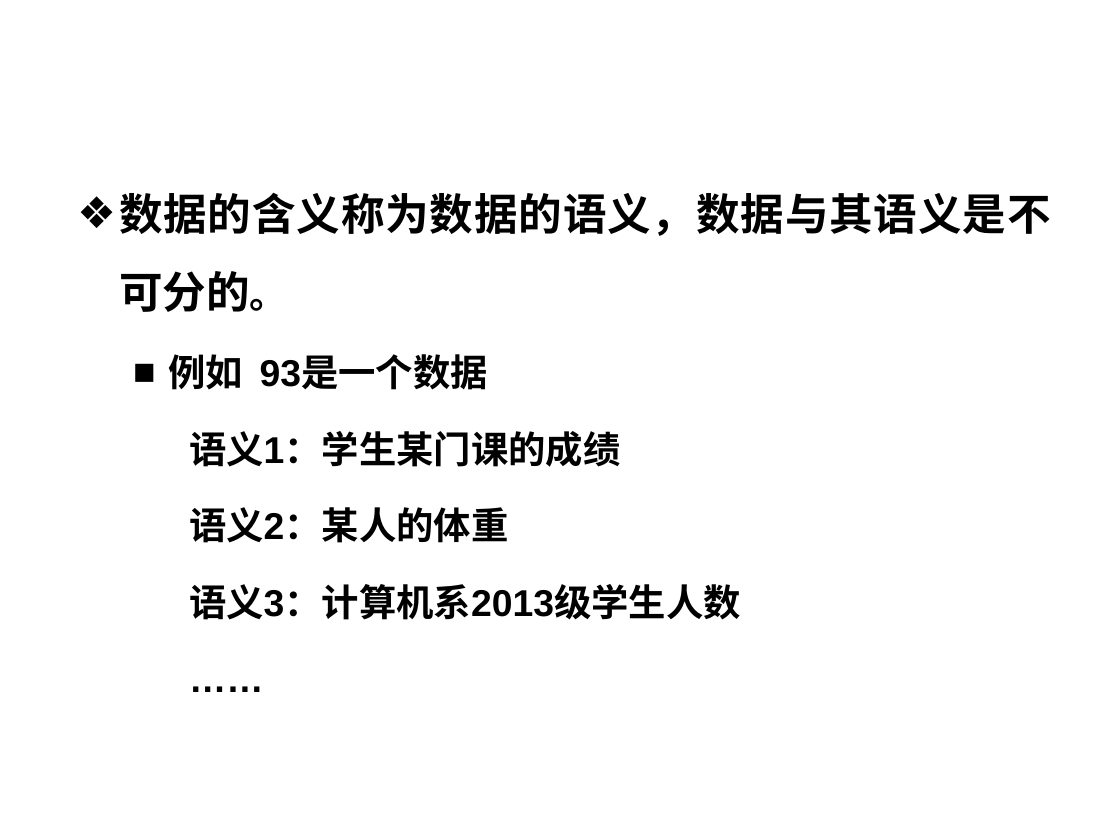
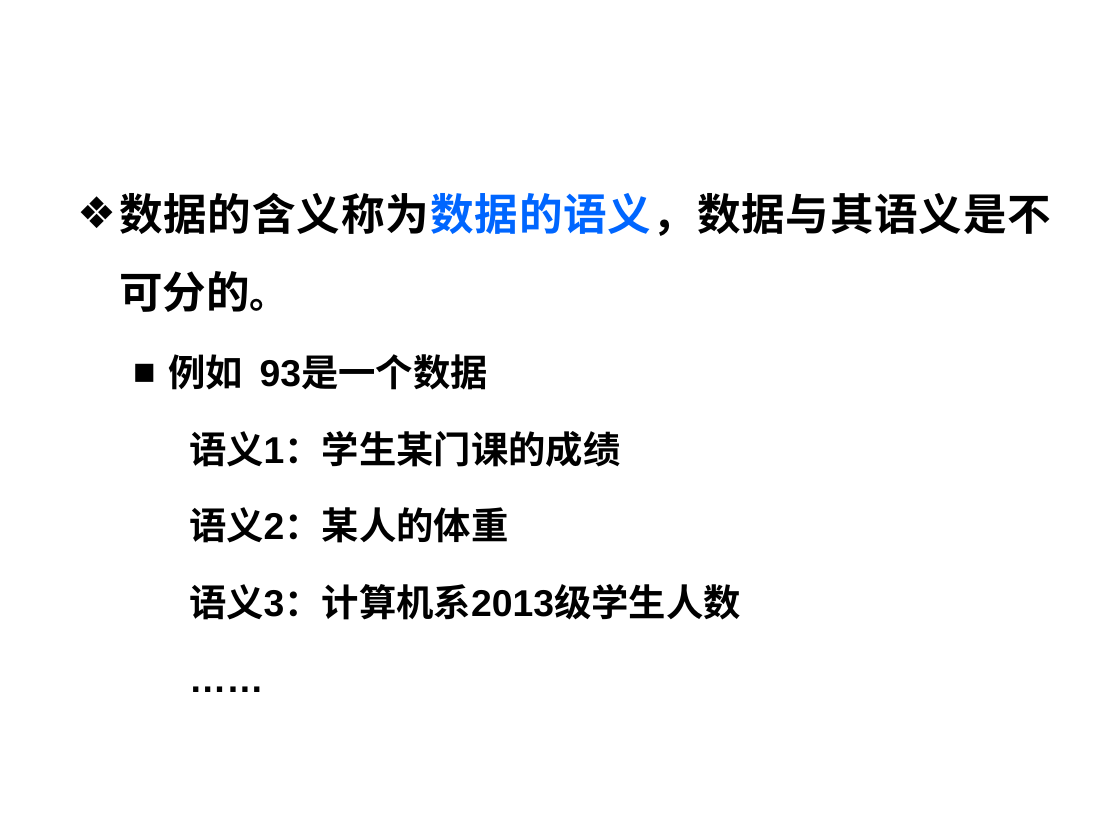
Before and after one commit to HBU/DataBase, a slide deck: slide 15 of PPT/DB第01章.ppt. Drawn at 1120x840 pixels with LibreOffice and Linux fonts; fonts in the diff are those of the drawing; background and template pictures are left out. Boxes give left, top, right and bottom in pixels: in the first picture for what was removed or moved away, otherwise in the second. Text is boxed around its words. In the diff, an @@ line names an element or a change of style, - is before the commit and + after.

```diff
--- a/PPT/DB第01章.ppt
+++ b/PPT/DB第01章.ppt
@@ text at [119,193,1051,312]: text colour #000000 to #0066FF in "数据的含义称为数据的语义，数据与其语义是不可分的。" @@
```
Also in this commit, not shown: 10 other slides changed.
